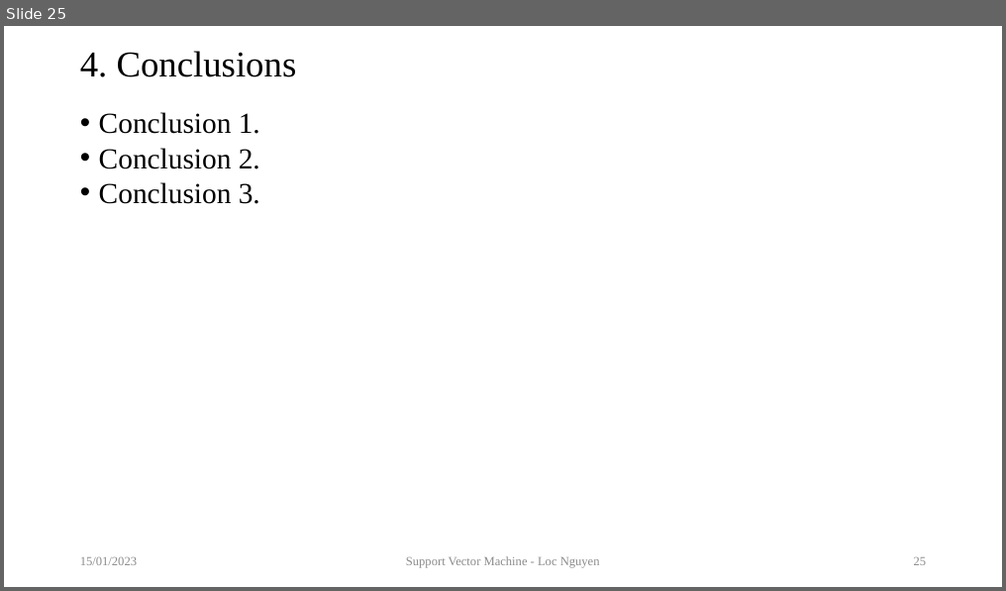
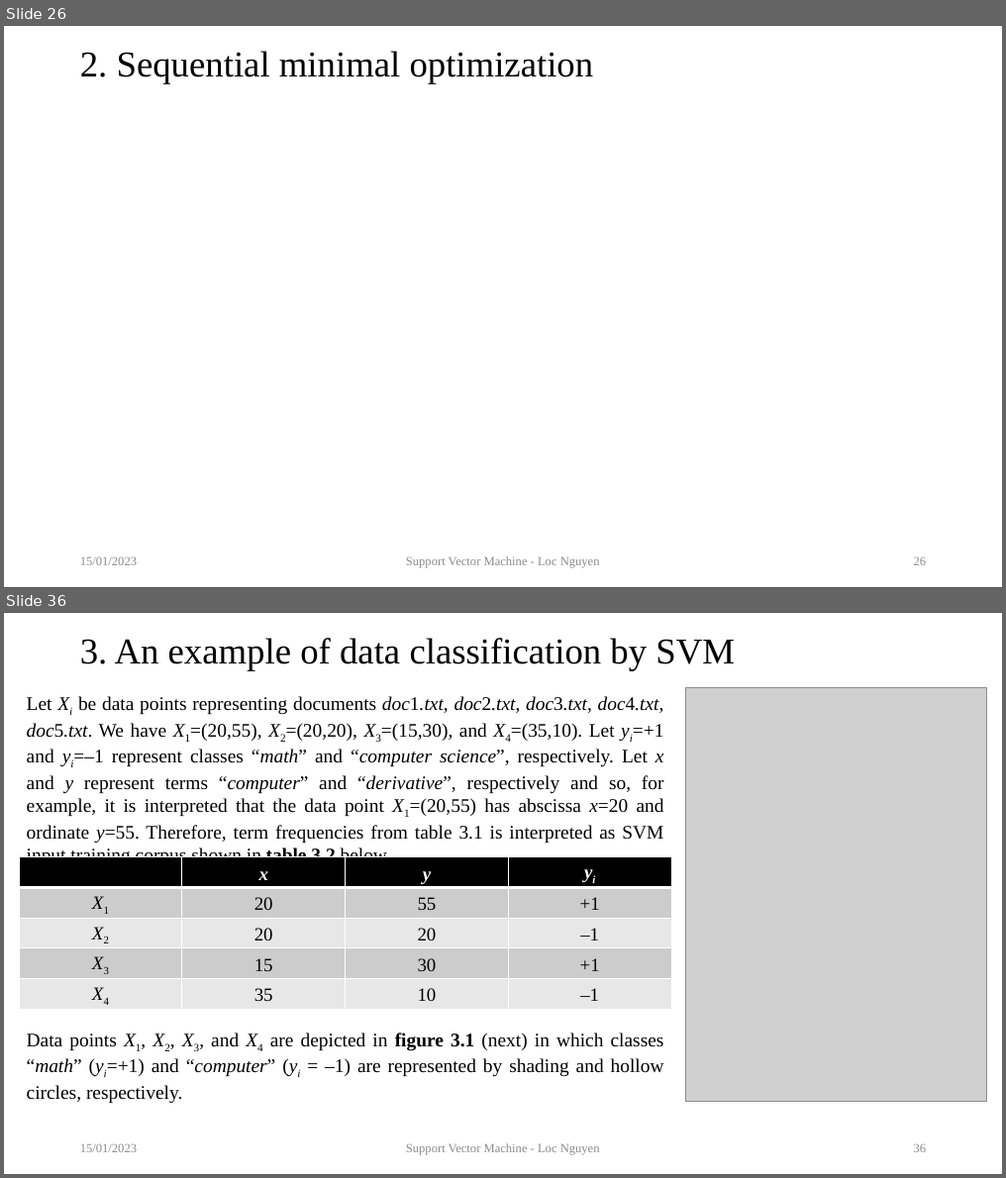
Before and after one commit to sciencepg/global-optimization, a slide deck: 09.TutorialOnSVM/artifact/TutorialOnSVM.pptx. Shown one above the other, each under a label of ours: slide 25 before the commit, slides 26 and 36 after it; the slides between them are not shown. The pictures are 1006x591 and 1006x1178 pixels, drawn with LibreOffice and Linux fonts; fonts in the diff are those of the drawing; grey boxes stand for pictures. Boxes give left, top, right and bottom in pixels: in the first picture for what was removed or moved away, otherwise in the second. Text is boxed around its words. In the diff, an @@ line names an element or a change of style, - is before the commit and + after.

```diff
--- a/09.TutorialOnSVM/artifact/TutorialOnSVM.pptx
+++ b/09.TutorialOnSVM/artifact/TutorialOnSVM.pptx
@@ slide 36 added at <box>4,613,1002,1174</box>, background #FFFFFF @@
@@ title added at <box>80,638,735,671</box>, 35 pt, text #000000 @@
+3. An example of data classification by SVM
@@ text added at <box>27,696,664,1103</box>, 18.5 pt, text #000000 @@
+Let Xi be data points representing documents doc1.txt, doc2.txt, doc3.txt, doc4.txt, doc5.txt. We have X1=(20,55), X2=(20,20), X3=(15,30), and X4=(35,10). Let yi=+1 and yi=–1 represent classes “math” and “computer science”, respectively. Let x and y represent terms “computer” and “derivative”, respectively and so, for example, it is interpreted that the data point X1=(20,55) has abscissa x=20 and ordinate y=55. Therefore, term frequencies from table 3.1 is interpreted as SVM input training corpus shown in table 3.2 below.
+Data points X1, X2, X3, and X4 are depicted in figure 3.1 (next) in which classes “math” (yi=+1) and “computer” (yi = –1) are represented by shading and hollow circles, respectively.
@@ picture added at <box>685,688,987,1102</box> @@
@@ table added at <box>19,858,672,1009</box>, 5 rows, 4 columns @@
+ | x | y | yi
+X1 | 20 | 55 | +1
+X2 | 20 | 20 | –1
+X3 | 15 | 30 | +1
+X4 | 35 | 10 | –1
@@ text added at <box>80,1145,137,1153</box>, 12 pt, text #8C8C8C @@
+15/01/2023
@@ text added at <box>406,1144,600,1156</box>, 12 pt, text #8C8C8C @@
+Support Vector Machine - Loc Nguyen
@@ page number added at <box>914,1145,927,1153</box>, 12 pt, text #8C8C8C @@
+36
@@ what was slide 25 is now slide 26 @@
@@ slide 26 changed as well @@
@@ title at <box>80,51,594,84</box>: text changed @@
-4. Conclusions
+2. Sequential minimal optimization
@@ text removed at <box>99,112,260,204</box> @@
-• Conclusion 1.
-• Conclusion 2.
-• Conclusion 3.
```
Also in this commit, not shown: 3 other slides changed, 24 other slides added, 1 other file.
